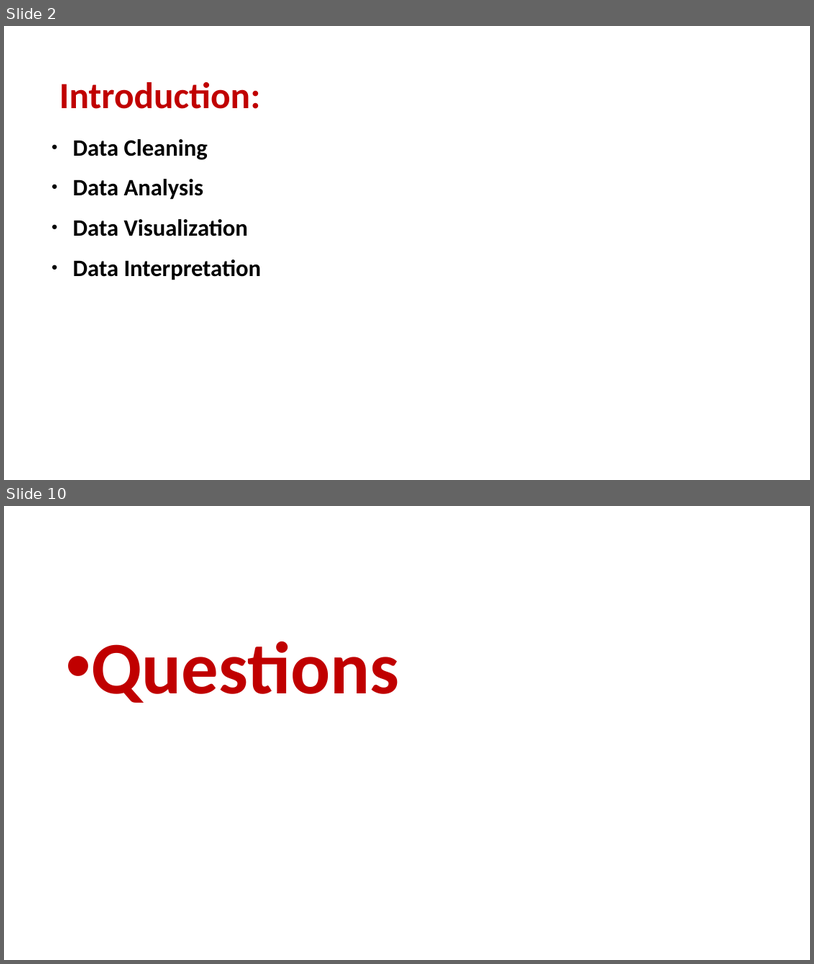
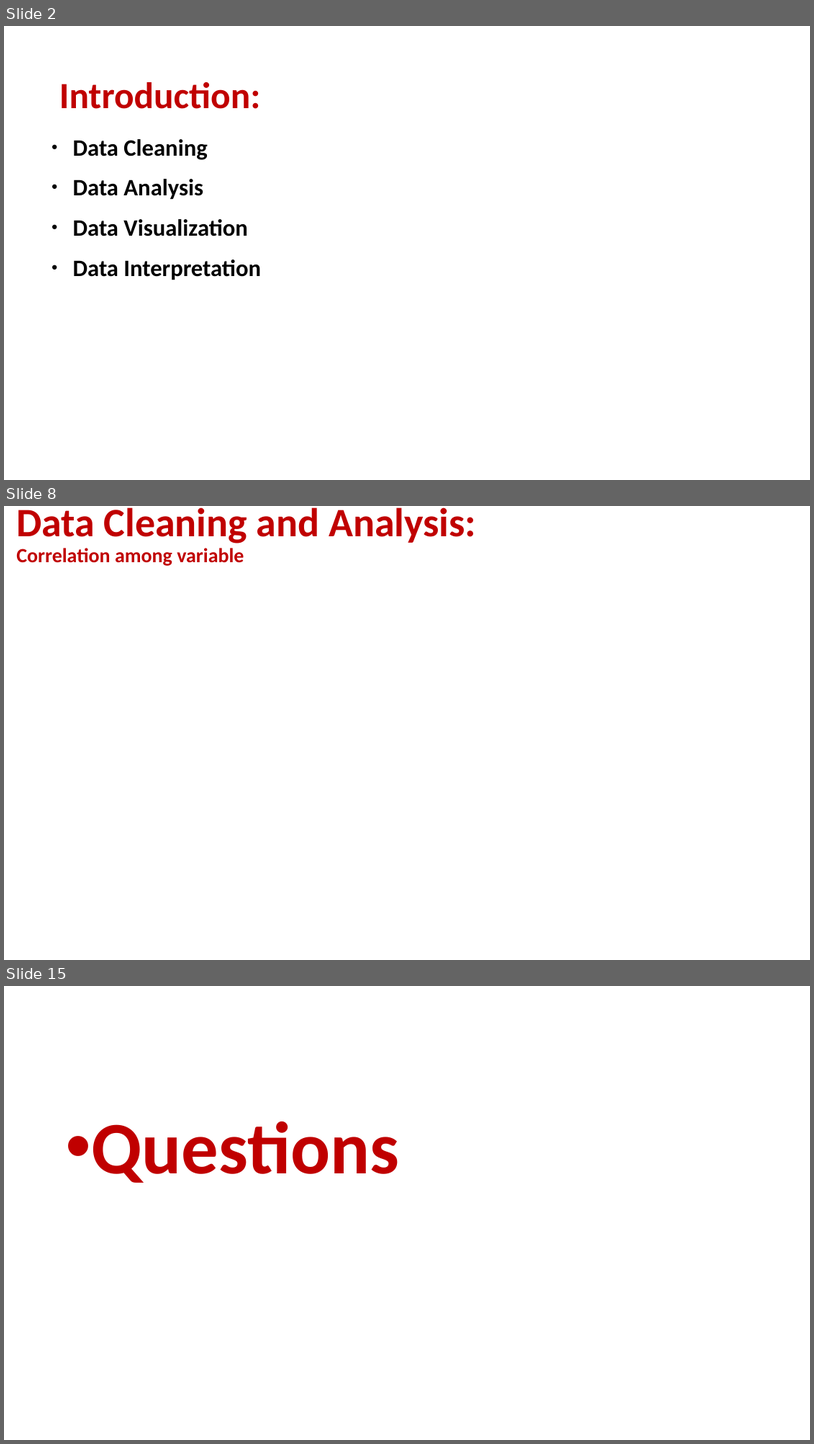
Before and after one commit to FrancescoMariottini/residential-real-estate-analysis, a slide deck: project3_DataCleaning.pptx. Shown one above the other, each under a label of ours: slides 2 and 10 before the commit, slides 2, 8 and 15 after it; the slides between them are not shown. The pictures are 814x964 and 814x1444 pixels, drawn with LibreOffice and Linux fonts; fonts in the diff are those of the drawing. Boxes give left, top, right and bottom in pixels: in the first picture for what was removed or moved away, otherwise in the second. Text is boxed around its words. In the diff, an @@ line names an element or a change of style, - is before the commit and + after.

```diff
--- a/project3_DataCleaning.pptx
+++ b/project3_DataCleaning.pptx
@@ slide 8 added at (4, 506, 810, 960), background #FFFFFF @@
@@ text added at (16, 507, 476, 566), 48 pt, text #C00000, bold @@
+Data Cleaning and Analysis:
+Correlation among variable
@@ what was slide 10 is now slide 15 @@
```
Also in this commit, not shown: 5 slides changed, 5 other slides added, 1 slide removed, 2 other files.
